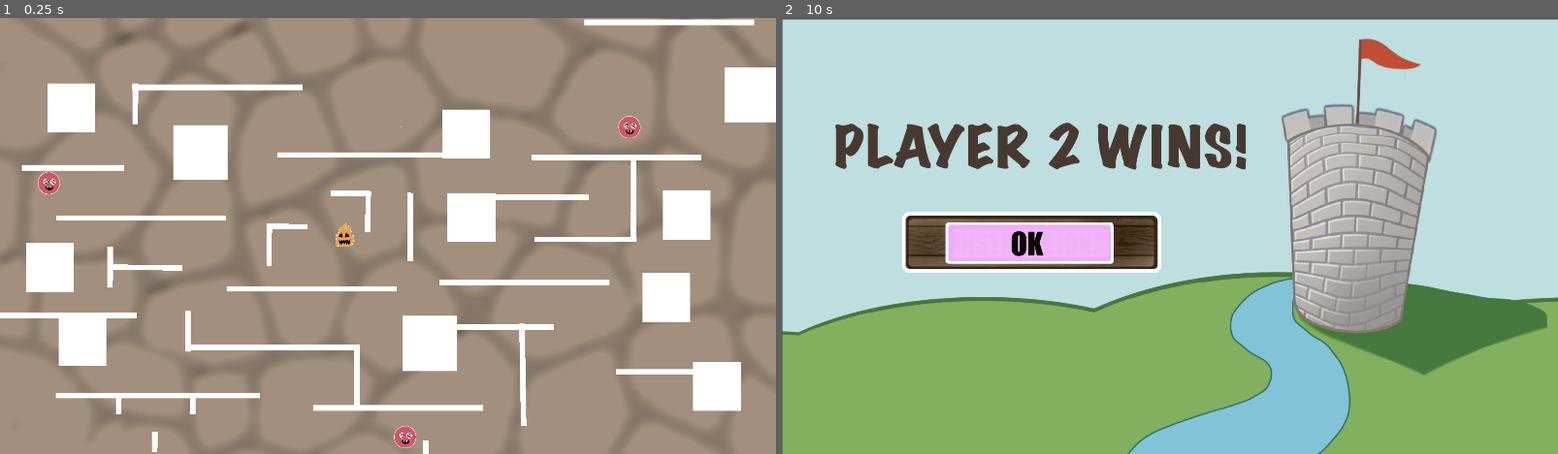
Above: before the commit, frames 1-2 (left to right).
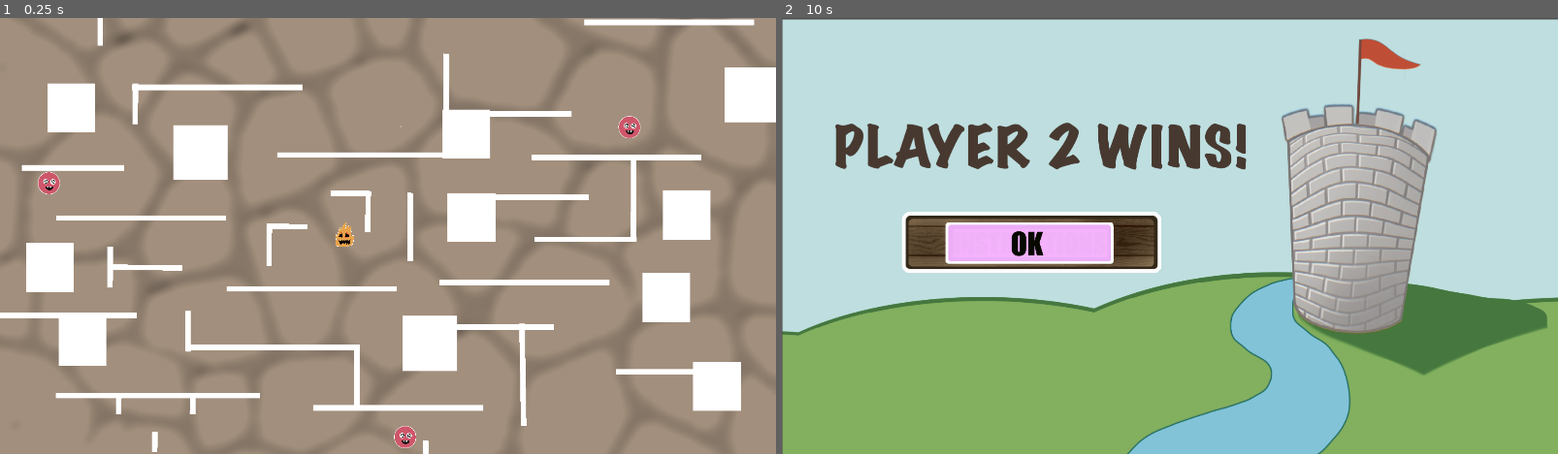
Above: after the commit, the same moments.

Repository: s-france/GGJ2024GoombaGame
Game: Godot game, scene res://scene2D.tscn
Same seed, same stepped clock (60 frames per second), same inputs: the game is played once before the commit and once after it. This scene is started directly instead of the project's main scene.
Inputs:
- Up to frame 1 (0.25 s): no input
- Up to frame 2 (10 s): tap Enter at 0.5, 2, 3.5 s; tap Space at 1.25, 2.75, 4.25 s

The runs differ from the first frame. In frame 1, 0.3% of the frame differs, in the area x 12-74%, y 0-23%; in frame 2, nothing differs.

Commit message:
level geo

Diff:
--- a/GoombaGame/scene2D.tscn
+++ b/GoombaGame/scene2D.tscn
@@ -249,6 +249,40 @@
 offset_right = 2872.0
 offset_bottom = -215.0
 
+[node name="StaticBody2D53" type="StaticBody2D" parent="."]
+position = Vector2(342, -2276)
+rotation = 1.57581
+scale = Vector2(0.399399, 1)
+
+[node name="CollisionShape2D" type="CollisionShape2D" parent="StaticBody2D53"]
+position = Vector2(2031, -244)
+scale = Vector2(0.360001, 0.559999)
+shape = SubResource("RectangleShape2D_b7m48")
+debug_color = Color(0, 0.6, 0.701961, 0.419608)
+
+[node name="ColorRect" type="ColorRect" parent="StaticBody2D53"]
+offset_left = 1187.0
+offset_top = -270.0
+offset_right = 2872.0
+offset_bottom = -215.0
+
+[node name="StaticBody2D54" type="StaticBody2D" parent="."]
+position = Vector2(-3082, -3030)
+rotation = 1.57581
+scale = Vector2(0.399399, 1)
+
+[node name="CollisionShape2D" type="CollisionShape2D" parent="StaticBody2D54"]
+position = Vector2(2031, -244)
+scale = Vector2(0.360001, 0.559999)
+shape = SubResource("RectangleShape2D_b7m48")
+debug_color = Color(0, 0.6, 0.701961, 0.419608)
+
+[node name="ColorRect" type="ColorRect" parent="StaticBody2D54"]
+offset_left = 1187.0
+offset_top = -270.0
+offset_right = 2872.0
+offset_bottom = -215.0
+
 [node name="StaticBody2D42" type="StaticBody2D" parent="."]
 position = Vector2(2195, -1330)
 rotation = 1.57581
@@ -810,6 +844,22 @@
 offset_right = 2872.0
 offset_bottom = -215.0
 
+[node name="StaticBody2D52" type="StaticBody2D" parent="."]
+position = Vector2(98, -960)
+scale = Vector2(0.599998, 1)
+
+[node name="CollisionShape2D" type="CollisionShape2D" parent="StaticBody2D52"]
+position = Vector2(2031, -244)
+scale = Vector2(0.360001, 0.559999)
+shape = SubResource("RectangleShape2D_b7m48")
+debug_color = Color(0, 0.6, 0.701961, 0.419608)
+
+[node name="ColorRect" type="ColorRect" parent="StaticBody2D52"]
+offset_left = 1187.0
+offset_top = -270.0
+offset_right = 2872.0
+offset_bottom = -215.0
+
 [node name="StaticBody2D22" type="StaticBody2D" parent="."]
 position = Vector2(-3718, -1225)
 
Not shown: 1 places in GoombaGame/menu.tscn that only renumber resources
Not shown: 1 places in GoombaGame/p1wins.tscn that only renumber resources
Not shown: 1 places in GoombaGame/player2wins.tscn that only renumber resources
